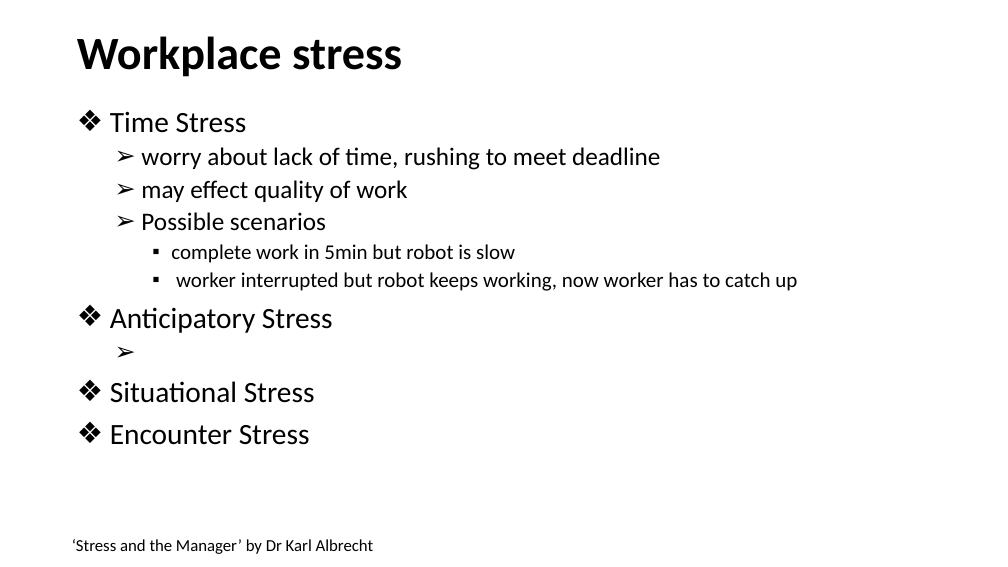
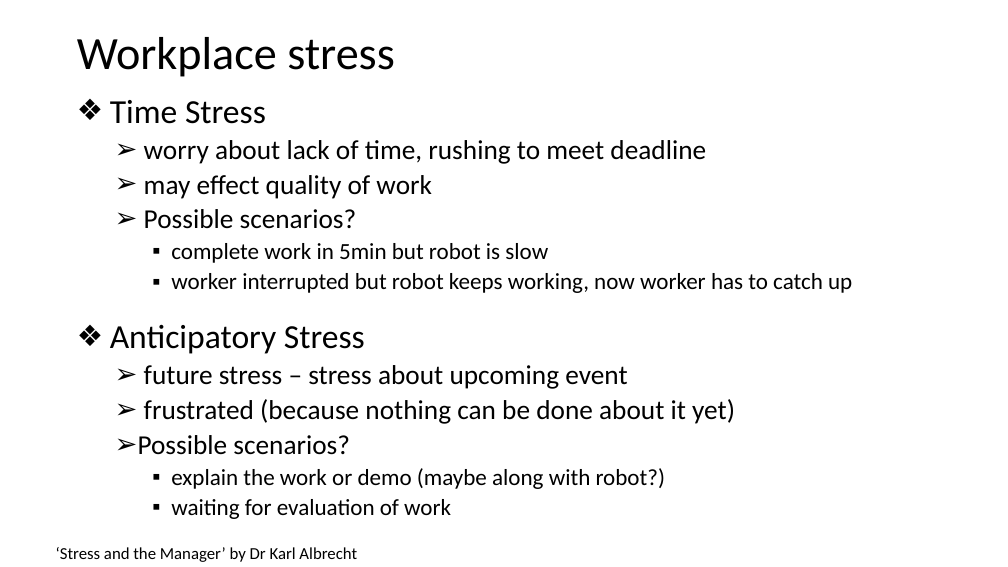
Before and after one commit to poojaprajod/stress-mindbot, a slide deck: slide 4 of Kick-off.pptx. Drawn at 1008x567 pixels with LibreOffice and Linux fonts; fonts in the diff are those of the drawing. Boxes give left, top, right and bottom in pixels: in the first picture for what was removed or moved away, otherwise in the second. Text is boxed around its words. In the diff, an @@ line names an element or a change of style, - is before the commit and + after.

```diff
--- a/Kick-off.pptx
+++ b/Kick-off.pptx
@@ title "Workplace stress" at bbox=[77, 37, 395, 77]: bold off @@
@@ text "Time Stress": place and size @@
-text "Time Stress" at bbox=[110, 111, 797, 445]
+text "Time Stress" at bbox=[110, 100, 852, 519]
@@ text at bbox=[110, 100, 852, 354]: size 28 to 32 pt in "Time Stress", "Anticipatory Stress"; size 24 to 26 pt in "worry about lack of time, rushing to ...", "may effect quality of work"; size 20 to 22 pt in "complete work in 5min but robot is ...", "worker interrupted but robot keeps working, now ..." @@
@@ text at bbox=[144, 209, 357, 229]: text changed; size 24 to 26 pt @@
-  ➢ Possible scenarios
+  ➢ Possible scenarios?
@@ text at bbox=[138, 365, 735, 519]: text changed; size 28 to 26 pt @@
-❖ Situational Stress
-❖ Encounter Stress
+  ➢ future stress – stress about upcoming event
+  ➢ frustrated (because nothing can be done about it yet)
+  ➢ Possible scenarios?
+    ▪ explain the work or demo (maybe along with robot?)
+    ▪ waiting for evaluation of work
@@ text "‘Stress and the Manager’ by ...": place and size @@
-text "‘Stress and the Manager’ by ..." at bbox=[72, 539, 374, 554]
+text "‘Stress and the Manager’ by ..." at bbox=[56, 547, 357, 562]
```
Also in this commit, not shown: 3 other slides changed, 4 slides added.
